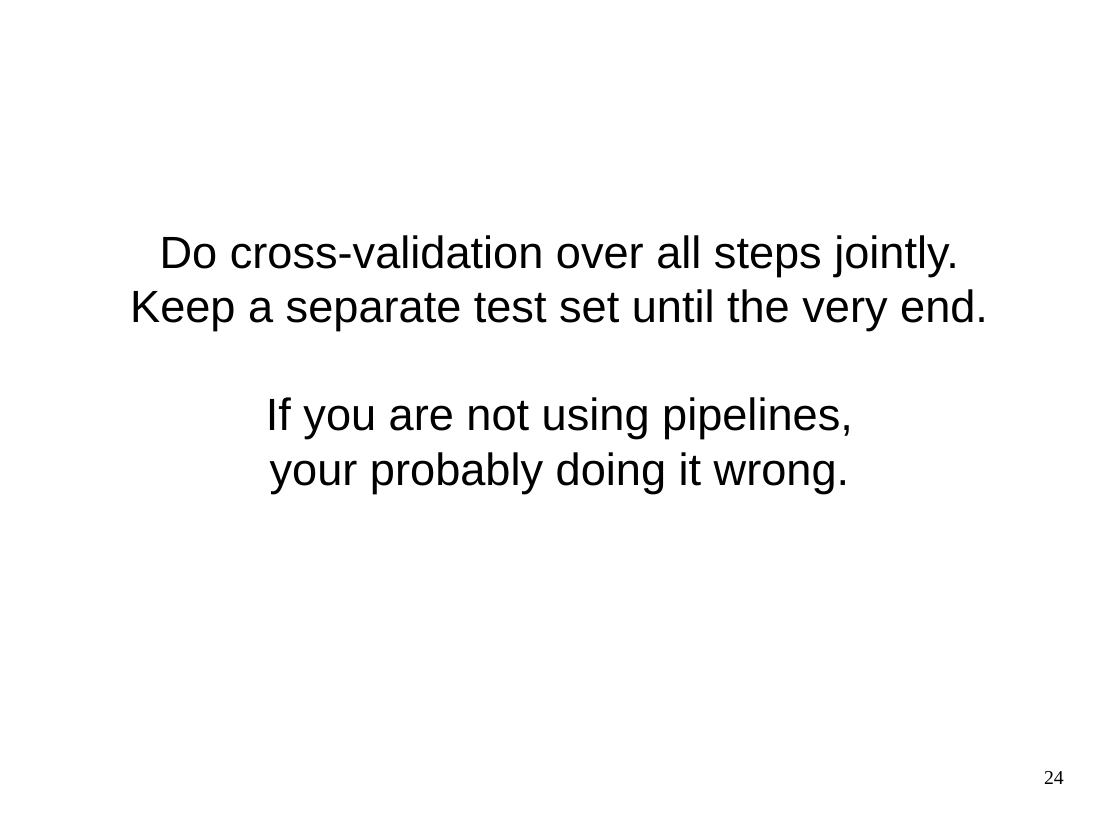
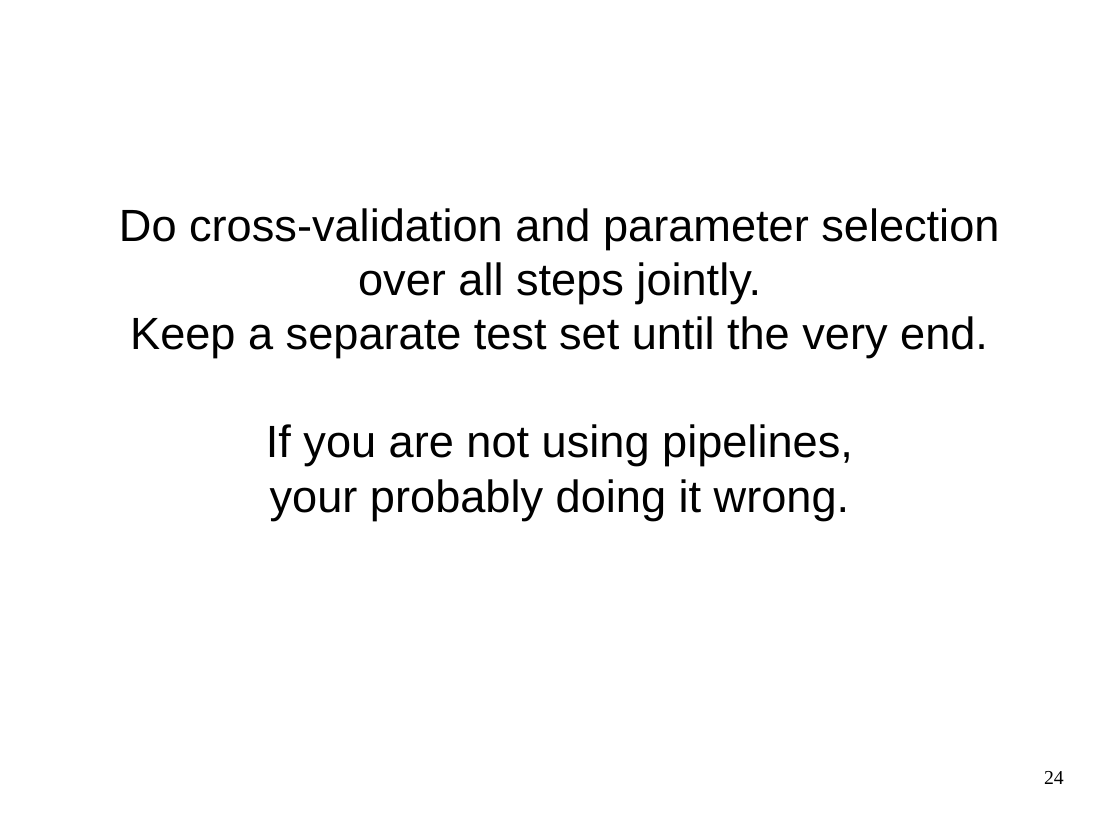
Before and after one commit to amueller/ml_meetup_nyc_2016, a slide deck: slide 24 of machine-learning-with-scikit-learn-nyc-ml-meetup-2016.odp. Drawn at 1120x840 pixels with LibreOffice and Linux fonts; fonts in the diff are those of the drawing. Boxes give left, top, right and bottom in pixels: in the first picture for what was removed or moved away, otherwise in the second. Text is boxed around its words. In the diff, an @@ line names an element or a change of style, - is before the commit and + after.

```diff
--- a/machine-learning-with-scikit-learn-nyc-ml-meetup-2016.odp
+++ b/machine-learning-with-scikit-learn-nyc-ml-meetup-2016.odp
@@ subtitle at [119, 208, 999, 303]: text changed @@
-Do cross-validation over all steps jointly.
+Do cross-validation and parameter selection
+over all steps jointly.
```
Also in this commit, not shown: 5 other files.
